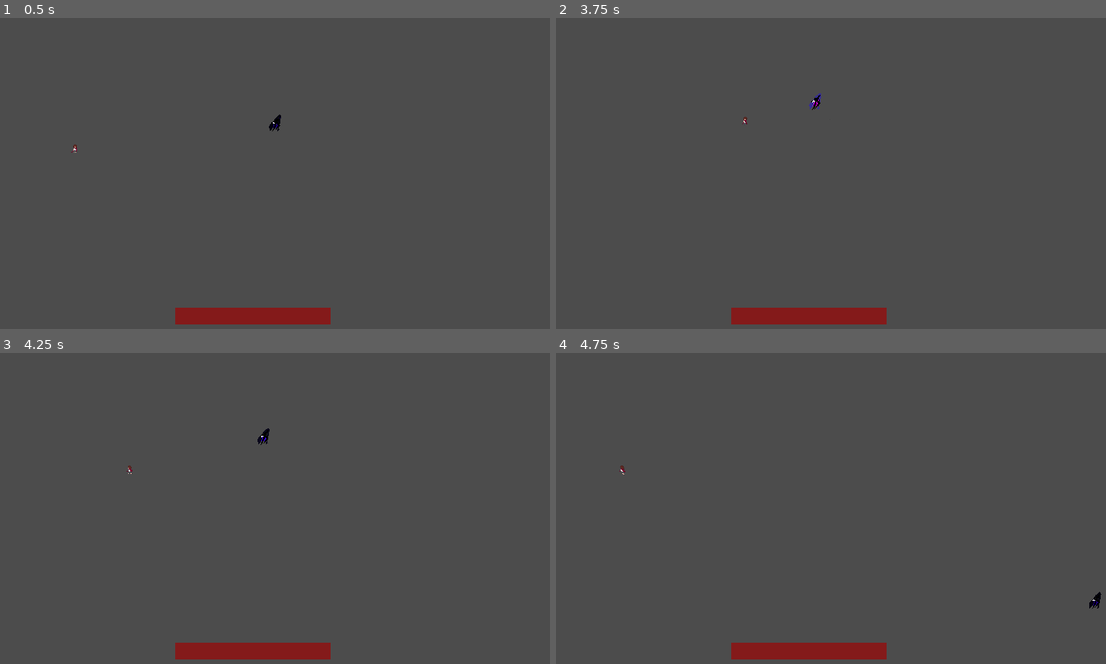
Above: before the commit, frames 1-4 (two rows, left to right).
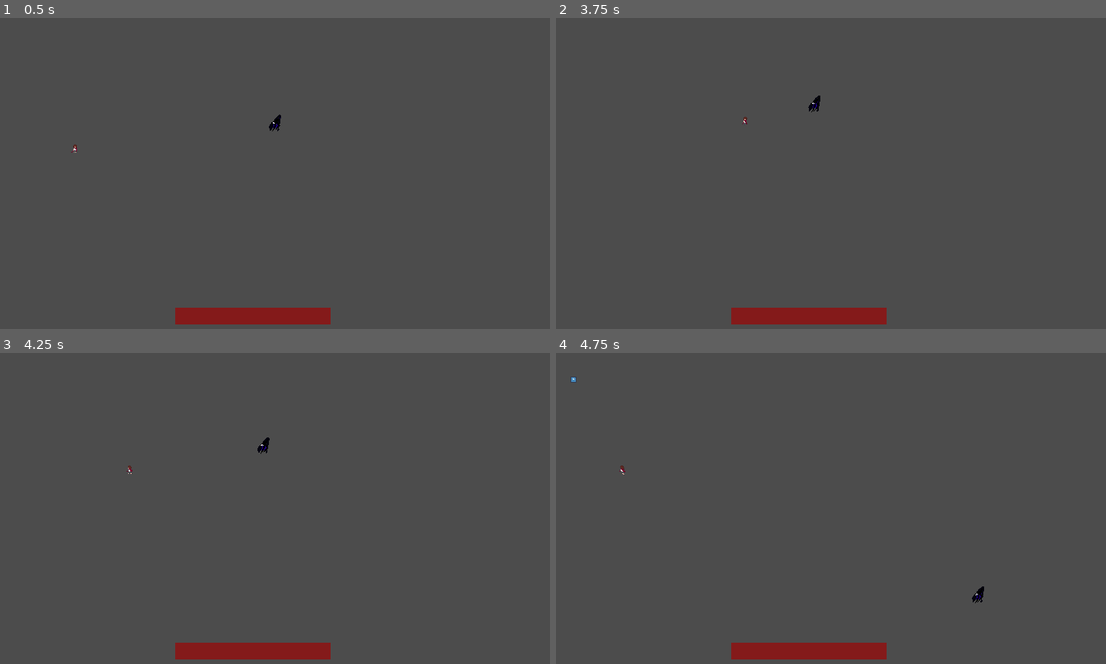
Above: after the commit, the same moments.

Repository: LadyVolk/The-Modern-Triad
Game: Godot game, scene res://Bosses/Anxiety/Level2.tscn
Same seed, same stepped clock (60 frames per second), same inputs: the game is played once before the commit and once after it. This scene is started directly instead of the project's main scene. The engine's default icon, where the game draws it, is replaced by a stand-in: a white triangle on a blue panel in a dark square. Sound files missing from this copy of the repository are replaced by a short silence.
Inputs (mouse positions are in pixels of both pictures, inside the frame that each line leads up to):
- Up to frame 1 (0.5 s): no input
- Up to frame 2 (3.75 s): tap Enter at 0.5, 2 s; move the mouse to (941, 145) at 0.52 s; press the mouse at (941, 145) at 0.53 s; hold D (player_right) 0.53-1.28 s; tap Space (player_dash) at 1.25, 3.5 s; move the mouse to (688, 179) at 1.27 s; release the mouse at (688, 179) at 1.28 s; hold S (player_down) 1.28-2.03 s; right-click (688, 179) at 1.35 s; click (688, 179) at 1.55 s; move the mouse to (869, 86) at 2.02 s; hold D (player_right) 2.03-2.78 s; hold Space (player_dash) 2.03-2.78 s; click (869, 86) at 2.3 s; move the mouse to (776, 229) at 2.77 s; hold W (player_up) 2.78-3.53 s; click (776, 229) at 2.85 s; move the mouse to (990, 213) at 3.52 s; press the mouse at (990, 213) at 3.53 s; hold A (player_left) from 3.53 s (still down)
- Up to frame 3 (4.25 s): keep holding A (player_left)
- Up to frame 4 (4.75 s): keep holding A (player_left); move the mouse to (627, 446) at 4.27 s; release the mouse at (627, 446) at 4.28 s; right-click (627, 446) at 4.35 s; click (627, 446) at 4.55 s

Frame 1 is identical in both runs. In frame 2, less than 0.1% of the frame differs, in the area x 45-49%, y 24-31%; in frame 3, 0.1%; in frame 4, 0.1%, in the area x 2-100%, y 7-83%.

Commit message:
severeal changes to anxiety
player cannot shoot at start, with less than 50% health of boss player max speed is reduced, added animation to anxiety taking damage

Diff:
--- a/game/Bosses/Anxiety/Anxiety.gd
+++ b/game/Bosses/Anxiety/Anxiety.gd
@@ -3,7 +3,7 @@
 
 signal new_target_position
 signal anxiety_attack
-
+signal change_player_speed
 
 var target_destination
 var speed = 1000
@@ -63,21 +63,12 @@
 
 	health -= damage
 
-	if health <= 200 and health > 140:
-		$AnimationPlayer.stop()
-		$AnimationPlayer.play("stun")
+	$AnimationPlayer.play("Pulse")
 
-	elif health <= 140 and health > 70:
-		$AnimationPlayer.stop()
-		$AnimationPlayer.play("stun")
-		if boss_state == 1:
-			change_state(2)
-	elif health <= 70 and health > 0:
-		$AnimationPlayer.stop()
-		$AnimationPlayer.play("stun")
-		if boss_state == 2:
-			change_state(3)
-	else:
+	if health <= 100:
+		emit_signal("change_player_speed")
+
+	elif health <= 0:
 		die()
 
 
--- a/game/Bosses/Anxiety/Anxiety.tscn
+++ b/game/Bosses/Anxiety/Anxiety.tscn
@@ -6,7 +6,24 @@
 [sub_resource type="CircleShape2D" id=1]
 radius = 12.7982
 
+[sub_resource type="Animation" id=6]
+resource_name = "Pulse"
+step = 0.2
+tracks/0/type = "value"
+tracks/0/path = NodePath("Sprite:modulate")
+tracks/0/interp = 1
+tracks/0/loop_wrap = true
+tracks/0/imported = false
+tracks/0/enabled = true
+tracks/0/keys = {
+"times": PoolRealArray( 0, 0.2, 0.4, 0.6, 0.8, 1 ),
+"transitions": PoolRealArray( 1, 1, 1, 1, 1, 1 ),
+"update": 0,
+"values": [ Color( 1, 1, 1, 0.784314 ), Color( 1, 1, 1, 0.588235 ), Color( 1, 1, 1, 0.392157 ), Color( 1, 1, 1, 0.588235 ), Color( 1, 1, 1, 0.784314 ), Color( 1, 1, 1, 1 ) ]
+}
+
 [sub_resource type="Animation" id=2]
+loop = true
 tracks/0/type = "value"
 tracks/0/path = NodePath("Sprite:modulate")
 tracks/0/interp = 1
@@ -144,7 +161,7 @@
 shape = SubResource( 1 )
 
 [node name="Sprite" type="Sprite" parent="."]
-modulate = Color( 0, 0, 0, 1 )
+modulate = Color( 1, 1, 1, 0.784314 )
 texture = ExtResource( 2 )
 hframes = 17
 
@@ -155,6 +172,7 @@
 
 [node name="AnimationPlayer" type="AnimationPlayer" parent="."]
 autoplay = "idle"
+anims/Pulse = SubResource( 6 )
 anims/change_state = SubResource( 2 )
 anims/idle = SubResource( 3 )
 anims/stun = SubResource( 4 )
--- a/game/Bosses/Anxiety/Level2.gd
+++ b/game/Bosses/Anxiety/Level2.gd
@@ -7,7 +7,7 @@
 onready var player = $Player
 onready var boss = $Anxiety
 
-var can_shoot = true
+var can_shoot = false
 var times_moved = 0
 
 enum REGION {left, right}
@@ -22,6 +22,7 @@
 	player.connect("increase_boss_speed", boss, "increase_speed")
 	boss.connect("new_target_position", self, "get_boss_position")
 	boss.connect("anxiety_attack", player, "take_damage")
+	boss.connect("change_player_speed", player, "change_speed")
 	boss.player = player
 	##AudioManager.play_bgm("depression")
 
@@ -35,6 +36,7 @@
 
 	$Shaders/Pixel/AnimationPlayer.play("PixelEffect")
 
+	$TimerShoot.start()
 
 func player_shoot(pos, direction):
 	if can_shoot:
@@ -119,4 +121,4 @@
 
 
 func boss_take_damage():
-	boss.take_damage(20)
+	boss.take_damage(50)
--- a/game/PlayerStuff/Player.gd
+++ b/game/PlayerStuff/Player.gd
@@ -280,3 +280,7 @@
 
 func change_cam_limit(pos):
 	$Camera.limit_left = pos
+
+
+func change_speed():
+	max_speed = 200
Not shown: 1 places in game/Bosses/Anxiety/Anxiety.tscn that only renumber resources
